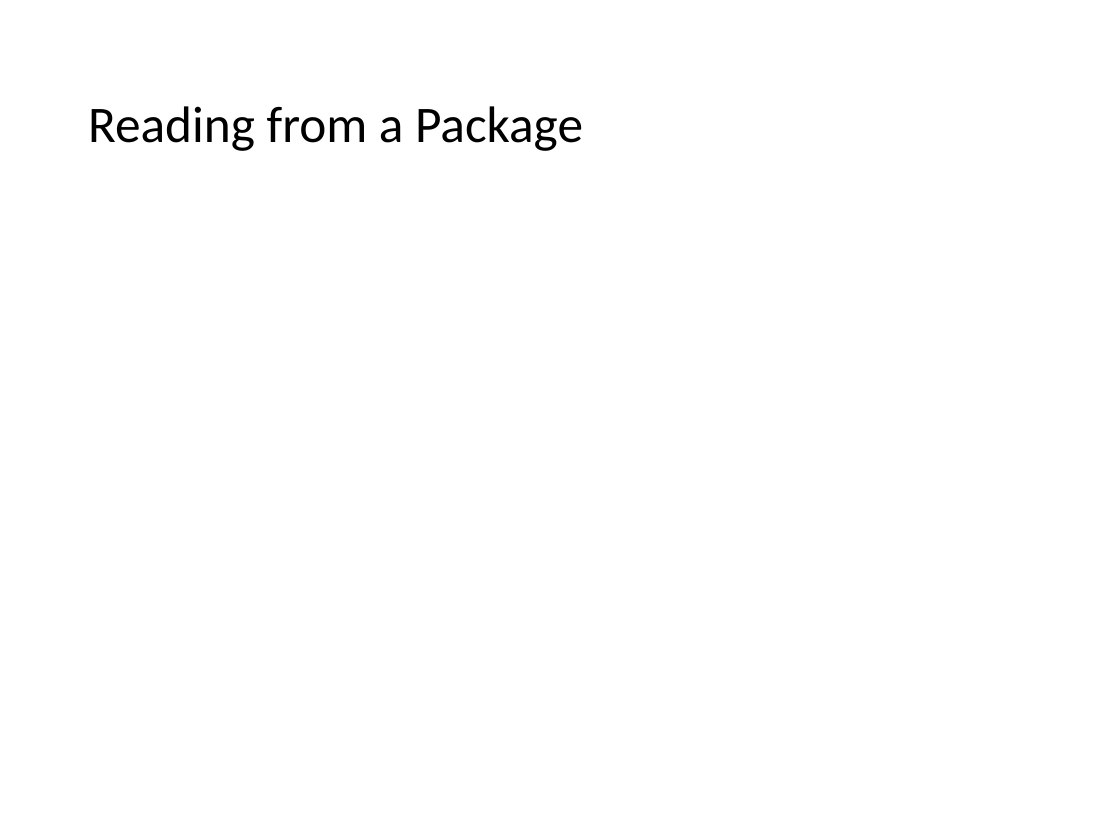
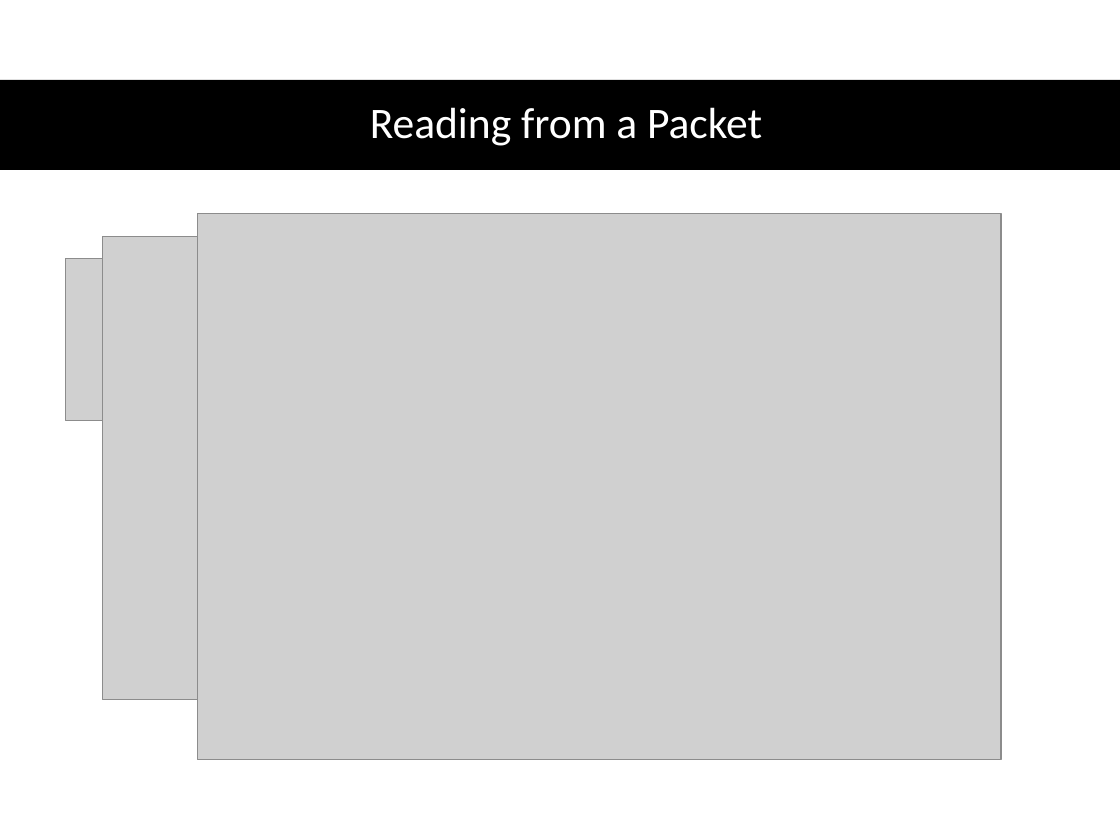
Before and after one commit to shirasael/20588, a slide deck: slide 26 of raw socket & libpcap & icmp.pptx (slide 23 before the commit). Drawn at 1120x840 pixels with LibreOffice and Linux fonts; fonts in the diff are those of the drawing; grey boxes stand for pictures. Boxes give left, top, right and bottom in pixels: in the first picture for what was removed or moved away, otherwise in the second. Text is boxed around its words. In the diff, an @@ line names an element or a change of style, - is before the commit and + after.

```diff
--- a/raw socket & libpcap & icmp.pptx
+++ b/raw socket & libpcap & icmp.pptx
@@ rectangle added at <box>0,80,1120,170</box>, fill #000000 @@
@@ title at <box>370,107,762,146</box>: text changed; size 33 to 28 pt; text colour #000000 to #FFFFFF @@
-Reading from a Package
+Reading from a Packet
@@ picture added at <box>102,236,913,700</box> @@
@@ picture added at <box>197,214,1001,760</box> @@
@@ picture added at <box>65,259,859,421</box> @@
```
Also in this commit, not shown: 1 other slide changed, 17 slides added, 4 slides removed.
